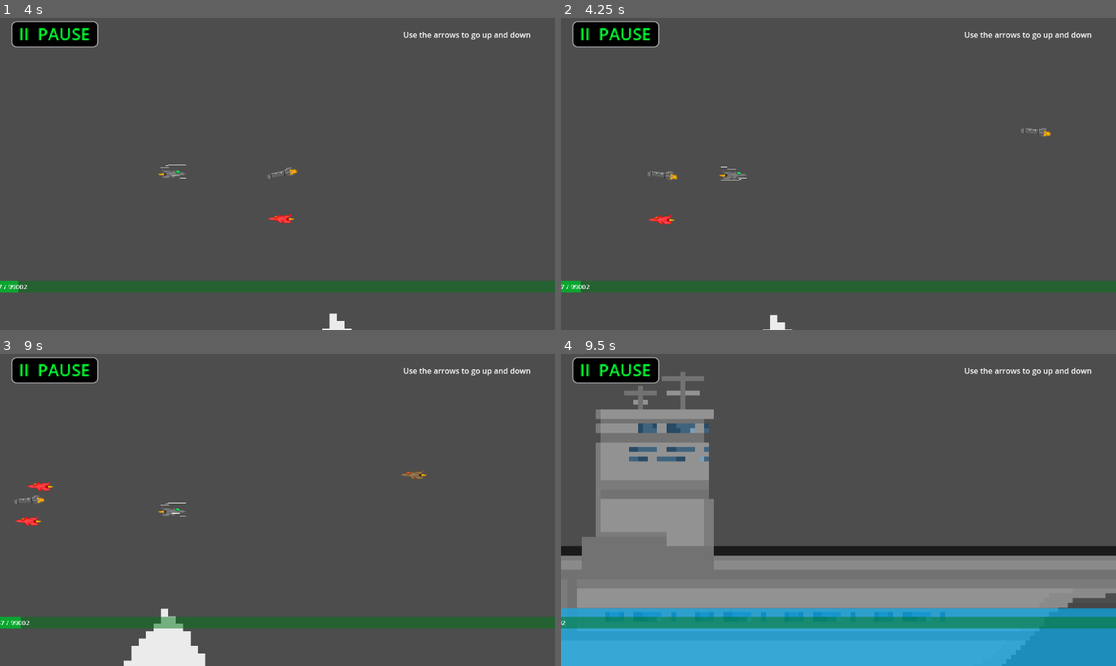
Above: before the commit, frames 1-4 (two rows, left to right).
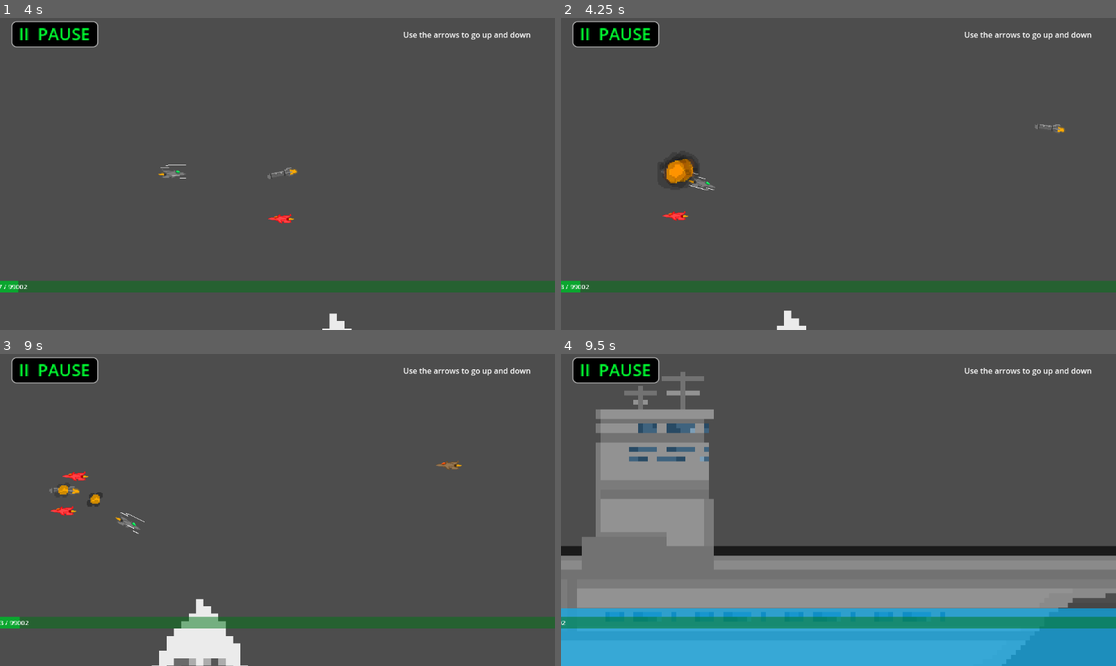
Above: after the commit, the same moments.

Repository: star6fish/DigitalTechInternalInternal
Game: Godot game, scene res://scenes/TestingScene.tscn
Two runs of this game, one before a commit and one after it. Both use one fixed random seed, a clock stepped at 60 frames per second and the inputs below. The project has no main scene, so this scene is started directly.
Inputs:
- Up to frame 1 (4 s): hold Right (ui_right) 0.53-2.03 s; tap Up (ui_up) at 0.77, 1.52, 3.02, 3.77 s; hold Left (ui_left) 2.03-2.78 s; hold Right (ui_right) from 2.78 s (still down)
- Up to frame 2 (4.25 s): keep holding Right (ui_right)
- Up to frame 3 (9 s): release Right (ui_right) at 4.28 s; hold Left (ui_left) 4.28-5.03 s; tap Up (ui_up) at 4.52, 6.02, 6.77, 7.52 s; hold Right (ui_right) 5.03-5.78 s; hold Left (ui_left) 5.78-7.28 s; hold Right (ui_right) from 7.28 s (still down)
- Up to frame 4 (9.5 s): keep holding Right (ui_right); tap Up (ui_up) at 9.02 s

Frame 1 is identical in both runs. In frame 2, 1.2% of the frame differs, in the area x 0-91%, y 34-100%; in frame 3, 3.1%, in the area x 0-84%, y 34-100%; in frame 4, nothing differs.
Error before the commit: Cannot call method 'reload_current_scene' on a null value. (res://scripts/Player.gd:27)
Error after the commit: Cannot call method 'reload_current_scene' on a null value. (res://scripts/Player.gd:33)

Commit message:
05/08/2024

Diff:
--- a/assets/explosion.tscn
+++ b/assets/explosion.tscn
@@ -1,5 +1,6 @@
-[gd_scene load_steps=9 format=3 uid="uid://bnupu42r46n7x"]
+[gd_scene load_steps=10 format=3 uid="uid://bnupu42r46n7x"]
 
+[ext_resource type="Script" path="res://scripts/explosion.gd" id="1_tg7er"]
 [ext_resource type="Texture2D" uid="uid://bbj74u62bf68m" path="res://assets/Explosion/Explosion0000.png" id="1_u2t4f"]
 [ext_resource type="Texture2D" uid="uid://cngnpjwtlfqhf" path="res://assets/Explosion/Explosion0001.png" id="2_luid2"]
 [ext_resource type="Texture2D" uid="uid://drm3xo3oqclpt" path="res://assets/Explosion/Explosion0002.png" id="3_78klh"]
@@ -38,6 +39,7 @@
 }]
 
 [node name="Node2D" type="Node2D"]
+script = ExtResource("1_tg7er")
 
 [node name="AnimatedSprite2D" type="AnimatedSprite2D" parent="."]
 scale = Vector2(2.76, 2.76)
--- a/assets/missile.tscn
+++ b/assets/missile.tscn
@@ -1,7 +1,8 @@
-[gd_scene load_steps=8 format=3 uid="uid://btccivvk86dij"]
+[gd_scene load_steps=9 format=3 uid="uid://btccivvk86dij"]
 
 [ext_resource type="Texture2D" uid="uid://mh5ht5gckikm" path="res://assets/MissileFlyingAnimation/Untitled-10000.png" id="1_fj1p5"]
 [ext_resource type="Script" path="res://scripts/missile.gd" id="1_lwwty"]
+[ext_resource type="PackedScene" uid="uid://bnupu42r46n7x" path="res://assets/explosion.tscn" id="2_6e8yn"]
 [ext_resource type="Texture2D" uid="uid://bqko55epahqi" path="res://assets/MissileFlyingAnimation/Untitled-10001.png" id="2_lpfth"]
 [ext_resource type="Texture2D" uid="uid://clnm135r3tvt3" path="res://assets/MissileFlyingAnimation/Untitled-10002.png" id="3_m5y71"]
 [ext_resource type="Texture2D" uid="uid://drvhprr5xhiye" path="res://assets/MissileFlyingAnimation/Untitled-10003.png" id="4_lyifr"]
@@ -32,6 +33,7 @@
 [node name="Node2D" type="Node2D"]
 scale = Vector2(1.0001, 1.0001)
 script = ExtResource("1_lwwty")
+ExplosionScene = ExtResource("2_6e8yn")
 metadata/obstacle = true
 metadata/_edit_group_ = true
 
@@ -46,3 +48,5 @@
 scale = Vector2(2.1875, 2.1875)
 sprite_frames = SubResource("SpriteFrames_5lpsl")
 frame_progress = 0.271233
+
+[connection signal="area_entered" from="Area2D" to="." method="_hitobject"]
--- a/scripts/Player.gd
+++ b/scripts/Player.gd
@@ -4,6 +4,9 @@
 @export var ExplosionScene: PackedScene
 
 var TakingOff = true
+var Crashing = false
+
+var Explosion = false
 
 # Get the gravity from the project settings to be synced with RigidBody nodes.
 var gravity = ProjectSettings.get_setting("physics/2d/default_gravity")
@@ -14,12 +17,15 @@
 func _hitobject(object):
 	if object.get_parent().has_meta("obstacle"):
 
-		var Explosion = ExplosionScene.instantiate()
+		Crashing = true
+		SPEED = 150
+
+		Explosion = ExplosionScene.instantiate()
 
 		Explosion.position.x = position.x
 		Explosion.position.y = position.y
 
-		add_child(Explosion)
+		get_parent().add_child(Explosion)
 
 		await get_tree().create_timer(0.5).timeout
 
@@ -66,18 +72,26 @@
 
 		velocity.x += SPEED
 
-		if direction_y:
-			rotation = rotate_toward(rotation, 0.8 * direction_y, delta * 4)
-			#velocity.y = 1 * (abs(rotation) * SPEED)
-		else:
-			rotation = rotate_toward(rotation, 0, delta * 5)
-			#velocity.y = clamp(round(velocity.y), -1, 1) * (abs(rotation) * SPEED)
+		if Crashing == true:
+			velocity.y = 200
+			rotation = rotate_toward(rotation, 45, delta * 2)
+		elif Crashing == false:
+			if direction_y:
+				rotation = rotate_toward(rotation, 0.8 * direction_y, delta * 4)
+				#velocity.y = 1 * (abs(rotation) * SPEED)
+			else:
+				rotation = rotate_toward(rotation, 0, delta * 5)
+				#velocity.y = clamp(round(velocity.y), -1, 1) * (abs(rotation) * SPEED)
 
-		if position.y == -910 and not direction_y:
-			rotation = rotate_toward(rotation, 0, delta * 5)
+			if position.y == -910 and not direction_y:
+				rotation = rotate_toward(rotation, 0, delta * 5)
 
-		velocity.y = 1 * (rotation * SPEED)
+			velocity.y = 1 * (rotation * SPEED)
 
 	move_and_slide()
 
 	position.y = clamp(position.y, -910, 200)
+
+	#if Crashing == true:
+		#Explosion.position.x = position.x
+		#Explosion.position.y = position.y
--- /dev/null
+++ b/scripts/explosion.gd
@@ -0,0 +1,5 @@
+extends Node2D
+
+# Called every frame. 'delta' is the elapsed time since the previous frame.
+func _process(delta):
+	$AnimatedSprite2D.play()
--- a/scripts/missile.gd
+++ b/scripts/missile.gd
@@ -1,6 +1,24 @@
 extends Node2D
 
+@export var ExplosionScene : PackedScene
+
 var RotateDirection = 0.2
+var Crashing = false
+
+var Explosion = false
+
+func _hitobject(object):
+	if object.get_parent().name == "CharacterBody2D":
+
+		Crashing = true
+
+		Explosion = ExplosionScene.instantiate()
+
+		Explosion.position.x = position.x
+		Explosion.position.y = position.y
+
+		get_parent().add_child(Explosion)
+
 
 # Called when the node enters the scene tree for the first time.
 func _ready():
@@ -11,9 +29,16 @@
 
 	position.x -= 500 * delta
 
-	if rotation >= RotateDirection:
-		RotateDirection = -0.2
-	elif  rotation <= -RotateDirection:
-		RotateDirection = 0.2
+	if Crashing == true:
 
-	rotation = rotate_toward(rotation, RotateDirection, delta * 2)
+		Explosion.position.x = position.x
+		Explosion.position.y = position.y
+
+	elif Crashing == false:
+
+		if rotation >= RotateDirection:
+			RotateDirection = -0.2
+		elif  rotation <= -RotateDirection:
+			RotateDirection = 0.2
+
+		rotation = rotate_toward(rotation, RotateDirection, delta * 2)
Not shown, added: scenes/Tes306D.tmp
Not shown, added: scenes/Tes81AC.tmp
